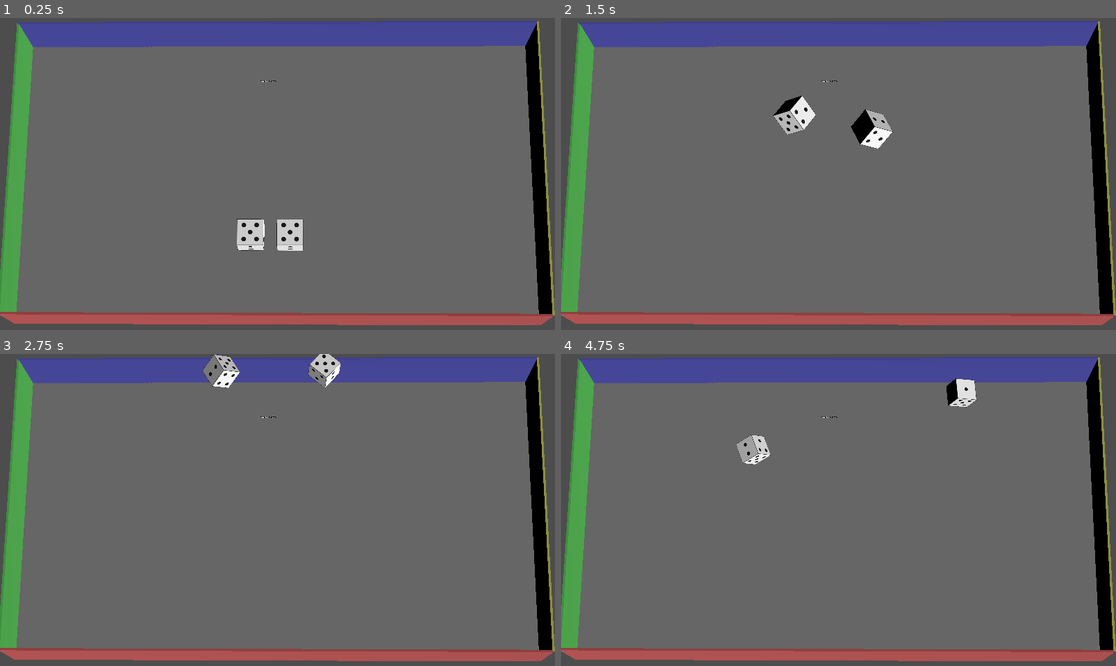
Above: before the commit, frames 1-4 (two rows, left to right).
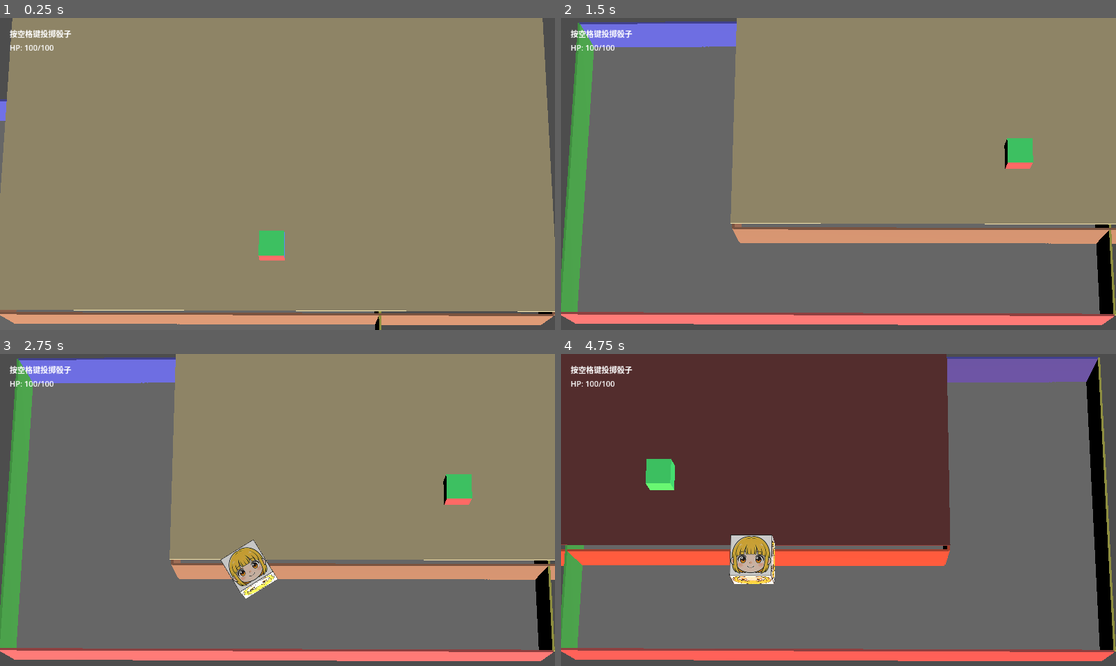
Above: after the commit, the same moments.

Repository: Beezui/trae_godot_dice
Game: Godot game, scene res://scenes/test/level_stage_test.tscn
Same seed, same stepped clock (60 frames per second), same inputs: the game is played once before the commit and once after it. Before the commit the project starts from res://scenes/dice_demo_simple_final.tscn.
Inputs (mouse positions are in pixels of both pictures, inside the frame that each line leads up to):
- Up to frame 1 (0.25 s): no input
- Up to frame 2 (1.5 s): tap Enter (ui_accept) at 0.5, 0.77 s; move the mouse to (960, 158) at 0.52 s; hold Up (ui_up) 0.53-1.25 s; tap R at 0.6 s; click (960, 158) at 0.67 s; drag from (727, 189) to (810, 236) at 1.27 s
- Up to frame 3 (2.75 s): move the mouse to (333, 441) at 2.02 s; hold Up (ui_up) from 2.03 s (still down); tap Space at 2.1 s
- Up to frame 4 (4.75 s): release Up (ui_up) at 2.75 s; drag from (810, 572) to (672, 463) at 2.77 s; move the mouse to (1005, 556) at 3.52 s; hold A 3.53-4.25 s; tap N at 3.6 s; tap Enter (ui_accept) at 3.77 s; drag from (672, 463) to (755, 432) at 4.27 s

The runs differ from the first frame. In frame 1, 97% of the frame differs, in the area x 0-100%, y 0-100%; in frame 2, 54%; in frame 3, 54%; in frame 4, 52%.
Error before the commit: Invalid call. Nonexistent function 'reset_dice' in base 'Node3D (dice_manager.gd)'. (res://scenes/dice_demo_script.gd:245)

Commit message:
fix: 统一主场景配置为 level_stage_test.tscn
- 修改 main_scene 和 run/main_scene 为 level_stage_test.tscn
- 解决运行时出现两组地面的问题
- 之前配置冲突：主场景加载 dice_demo 的地面，测试脚本又加载关卡场景地面

Diff:
--- a/project.godot
+++ b/project.godot
@@ -8,12 +8,12 @@
 
 config_version=5
 
-main_scene="res://scenes/test/level_map_test.tscn"
+main_scene="res://scenes/test/level_stage_test.tscn"
 
 [application]
 
 config/name="晋升吧骰子"
-run/main_scene="res://scenes/dice_demo_simple_final.tscn"
+run/main_scene="res://scenes/test/level_stage_test.tscn"
 config/features=PackedStringArray("4.6", "Forward Plus")
 config/icon="res://icon.svg"
 
